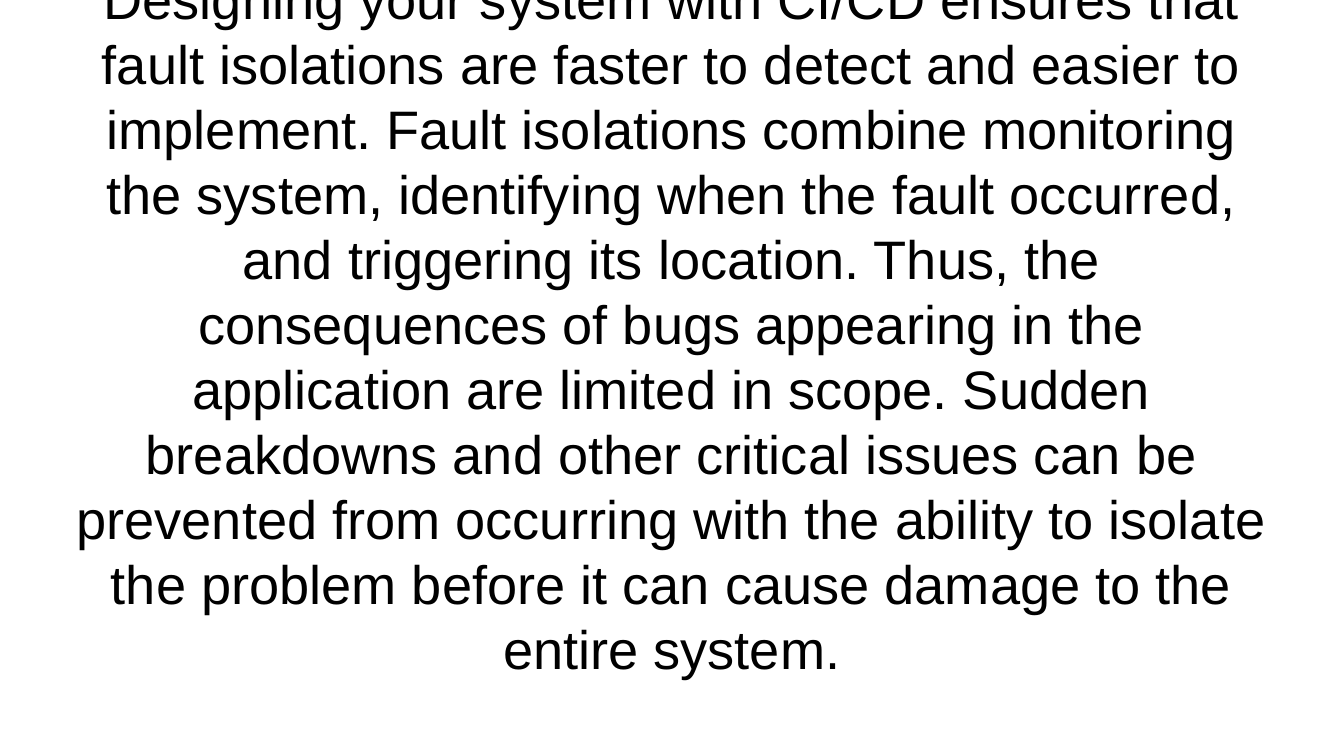
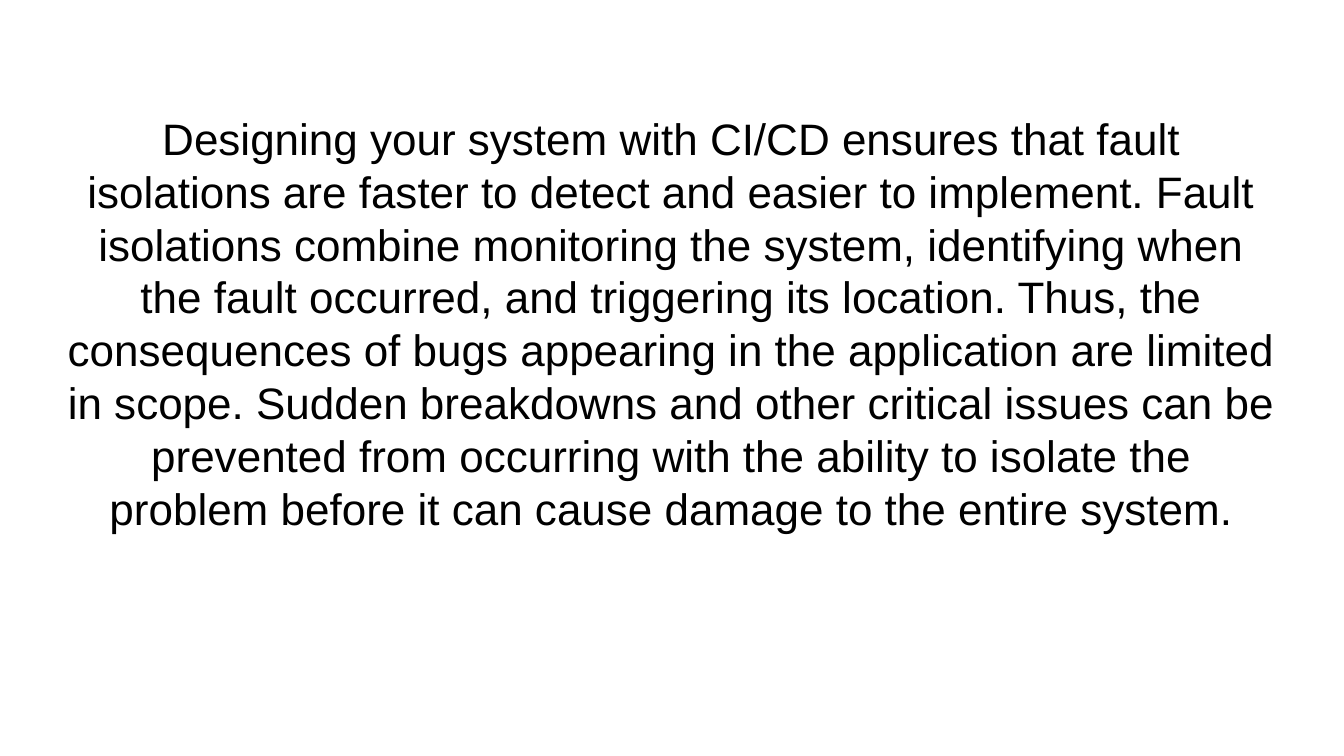
Before and after one commit to dr3mro/cdond-c3-projectstarter, a slide deck: slide 2 of presentation.odp (slide 5 before the commit). Drawn at 1344x756 pixels with LibreOffice and Linux fonts; fonts in the diff are those of the drawing. Boxes give left, top, right and bottom in pixels: in the first picture for what was removed or moved away, otherwise in the second. Text is boxed around its words. In the diff, an @@ line names an element or a change of style, - is before the commit and + after.

```diff
--- a/presentation.odp
+++ b/presentation.odp
@@ subtitle "Designing your system with CI/CD ..." at (68, 123, 1274, 533): size 32 to 26 pt @@
```
Also in this commit, not shown: 3 other slides changed, 17 slides removed, 1 other file.
